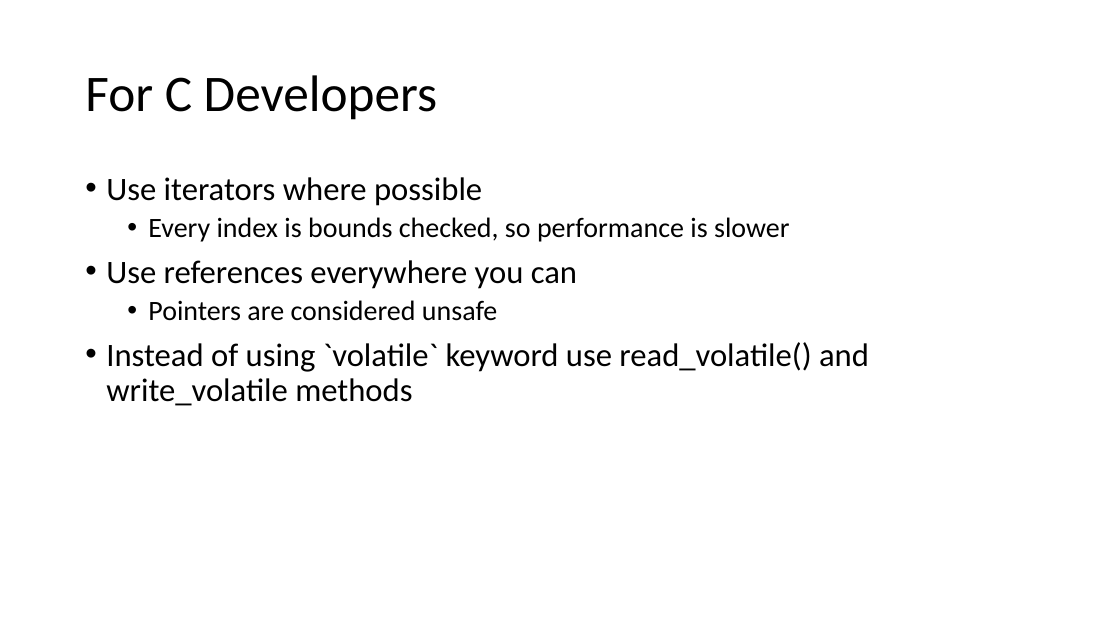
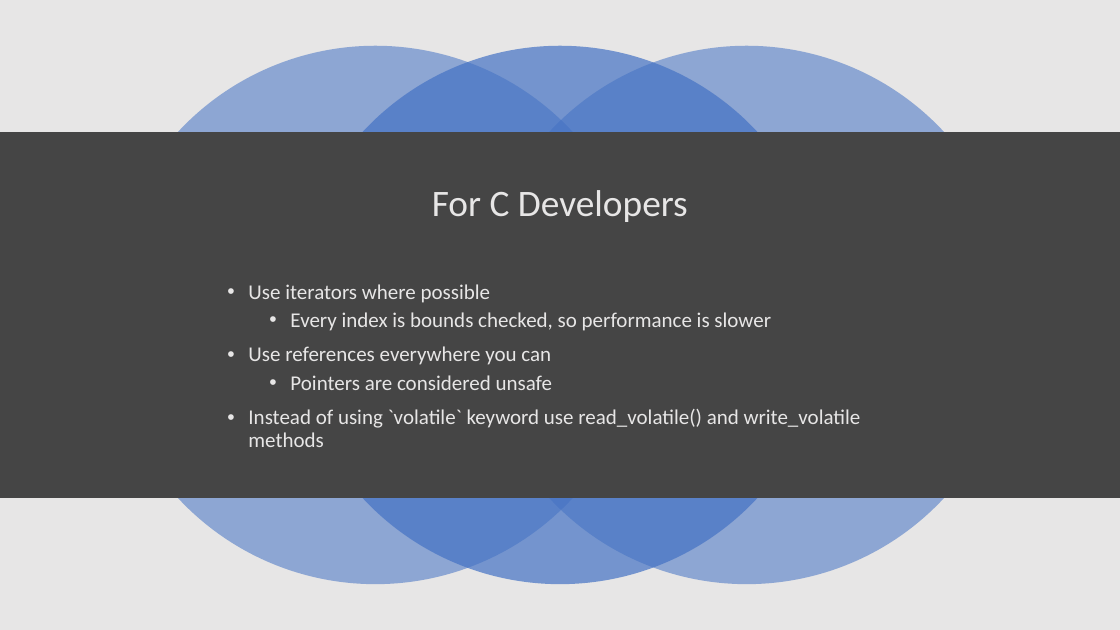
Before and after one commit to ProgrammerAL/Presentations-2019, a slide deck: slide 14 of 09-04 - Making the Case for Rust/Making the Case for Rust.pptx (slide 15 before the commit). Drawn at 1120x630 pixels with LibreOffice and Linux fonts; fonts in the diff are those of the drawing. Boxes give left, top, right and bottom in pixels: in the first picture for what was removed or moved away, otherwise in the second. Text is boxed around its words. In the diff, an @@ line names an element or a change of style, - is before the commit and + after.

```diff
--- a/09-04 - Making the Case for Rust/Making the Case for Rust.pptx
+++ b/09-04 - Making the Case for Rust/Making the Case for Rust.pptx
@@ background #FFFFFF to #454545 @@
@@ rectangle added at [0,0,1120,630], fill #E7E6E6 @@
@@ ellipse added at [106,46,644,585], fill #4472C4 at 55% opacity @@
@@ ellipse added at [291,46,829,585], fill #4472C4 at 70% opacity @@
@@ ellipse added at [477,46,1016,585], fill #4472C4 at 55% opacity @@
@@ rectangle added at [0,132,1120,497], fill #454545 @@
@@ title "For C Developers": place and size @@
-title "For C Developers" at [85,75,437,120]
+title "For C Developers" at [432,190,688,222]
@@ title "For C Developers" at [432,190,688,222]: size 44 to 32 pt, text colour #000000 to #E7E6E6; alignment left to centre @@
@@ text "Use iterators where possible": place and size @@
-text "Use iterators where possible" at [106,177,869,406]
+text "Use iterators where possible" at [248,284,861,447]
@@ text "Use iterators where possible" at [248,284,861,447]: size 28 to 18 pt in "Use iterators where possible", "Use references everywhere you can", "Instead of using `volatile` keyword use read_volatile() ..."; text colour #000000 to #E7E6E6; size 24 to 18 pt in "Every index is bounds checked, so performance ...", "Pointers are considered unsafe" @@
```
Also in this commit, not shown: 17 other slides changed, 1 other file.
